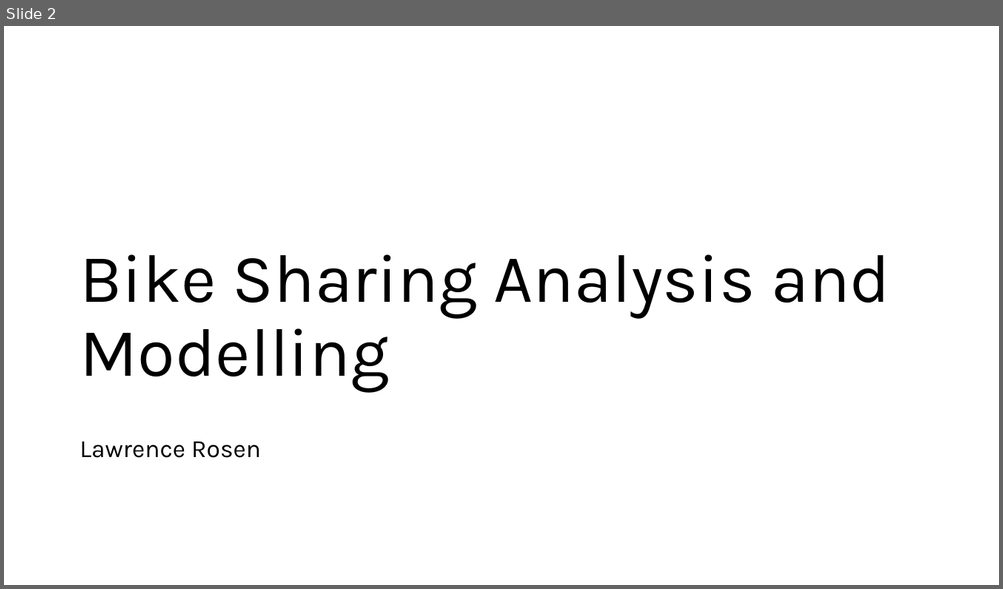
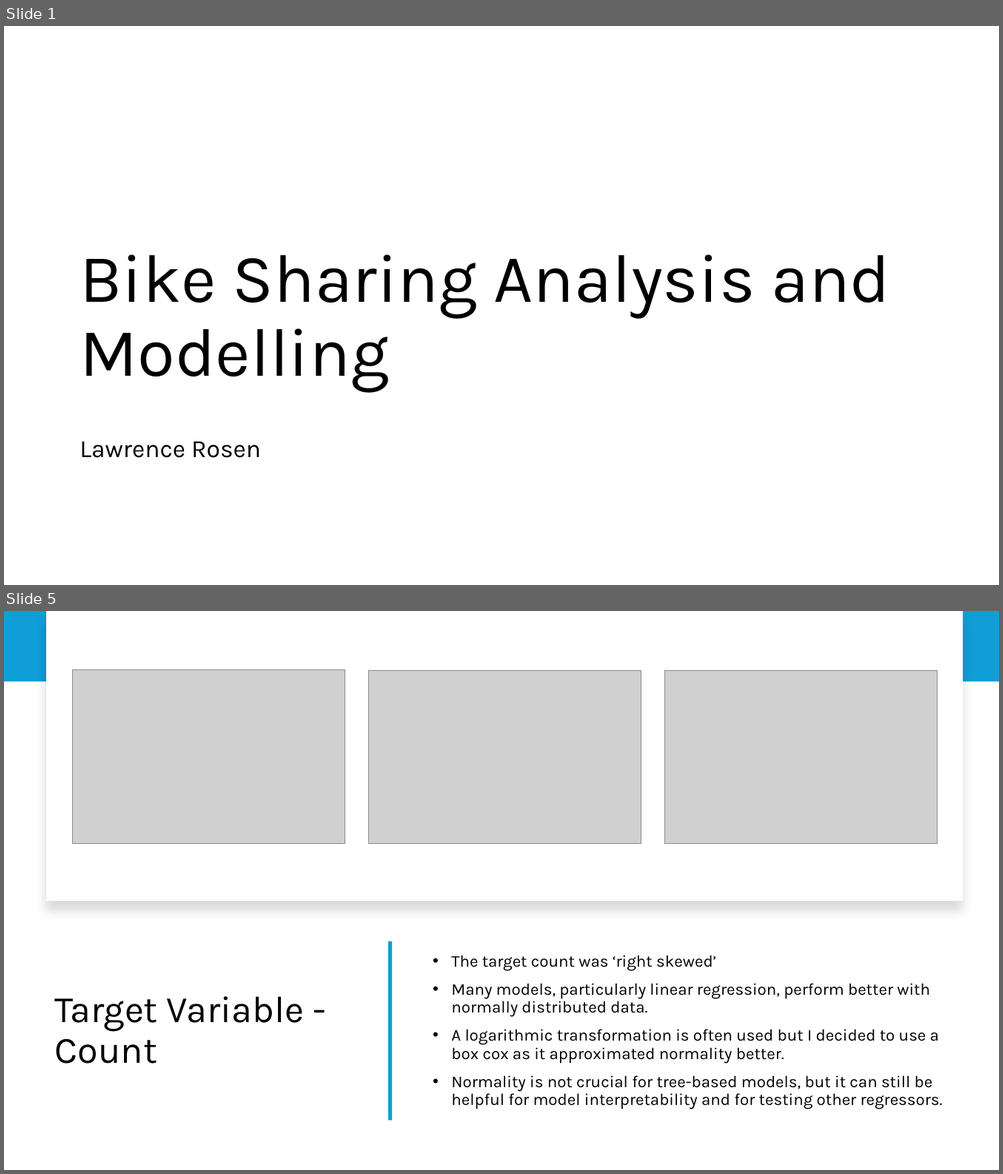
Before and after one commit to lrcode97/bike_demand_2025, a slide deck: presentation.pptx. Shown one above the other, each under a label of ours: slide 2 before the commit, slides 1 and 5 after it; the slides between them are not shown. The pictures are 1003x589 and 1003x1174 pixels, drawn with LibreOffice and Linux fonts; fonts in the diff are those of the drawing; grey boxes stand for pictures. Boxes give left, top, right and bottom in pixels: in the first picture for what was removed or moved away, otherwise in the second. Text is boxed around its words. In the diff, an @@ line names an element or a change of style, - is before the commit and + after.

```diff
--- a/presentation.pptx
+++ b/presentation.pptx
@@ slide 5 added at (4,611,999,1170), background #FFFFFF @@
@@ rectangle added at (4,611,999,682), fill #0F9ED5 @@
@@ rectangle added at (46,611,963,901), fill #FFFFFF @@
@@ picture added at (73,670,345,844) @@
@@ picture added at (368,670,640,844) @@
@@ picture added at (664,671,936,844) @@
@@ rectangle added at (389,942,392,1121), fill #0F9ED5 @@
@@ text added at (451,955,942,1110), 16 pt, text #000000 @@
+• The target count was ‘right skewed’
+• Many models, particularly linear regression, perform better with normally distributed data.
+• A logarithmic transformation is often used but I decided to use a box cox as it approximated normality better.
+• Normality is not crucial for tree-based models, but it can still be helpful for model interpretability and for testing other regressors.
@@ title added at (55,997,304,1064), 36 pt, text #000000 @@
+Target Variable - Count
@@ what was slide 2 is now slide 1 @@
```
Also in this commit, not shown: 6 slides changed, 7 other slides added, 9 slides removed, 12 other files.
